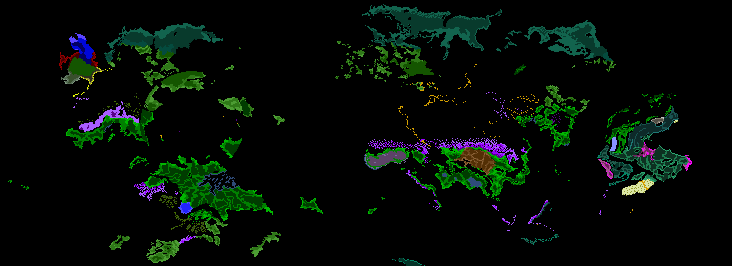
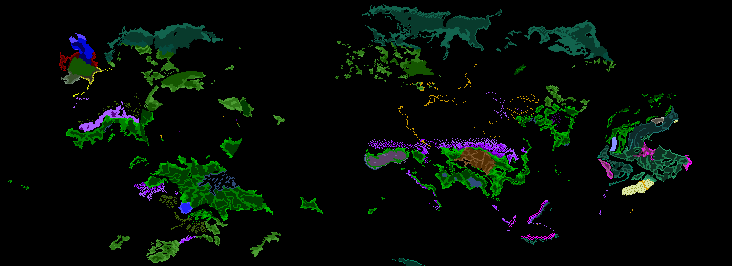
Two versions of the same layered image (732×266). Layer-by-layer changes:
painted on "trees.bmp" over box(60, 63, 627, 241)
